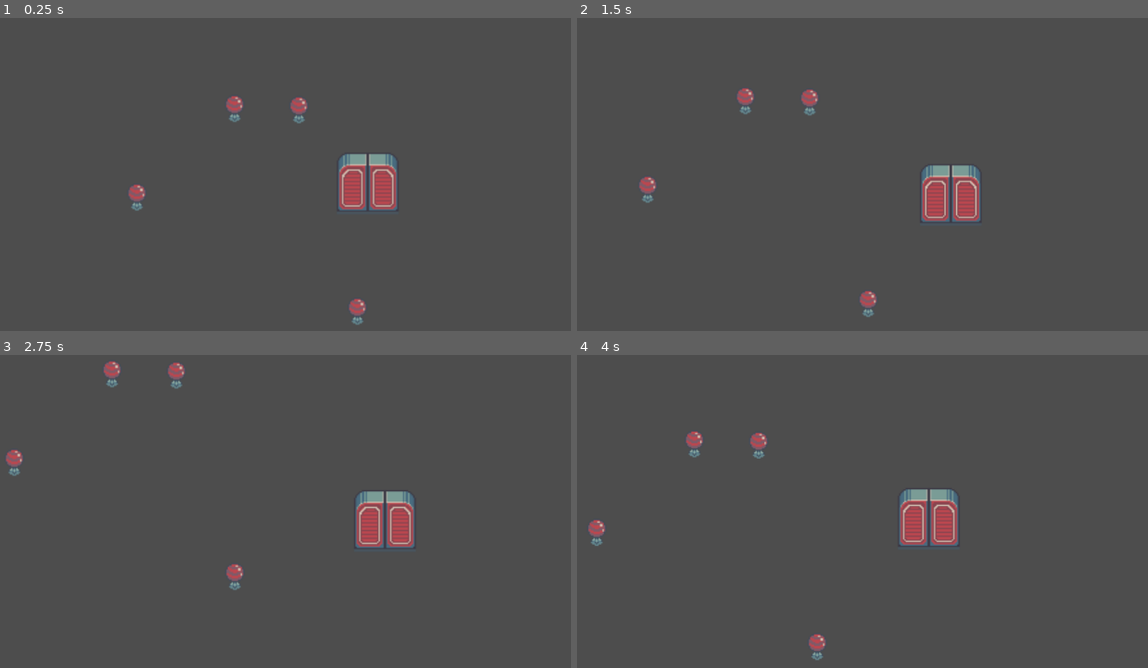
Above: before the commit, frames 1-4 (two rows, left to right).
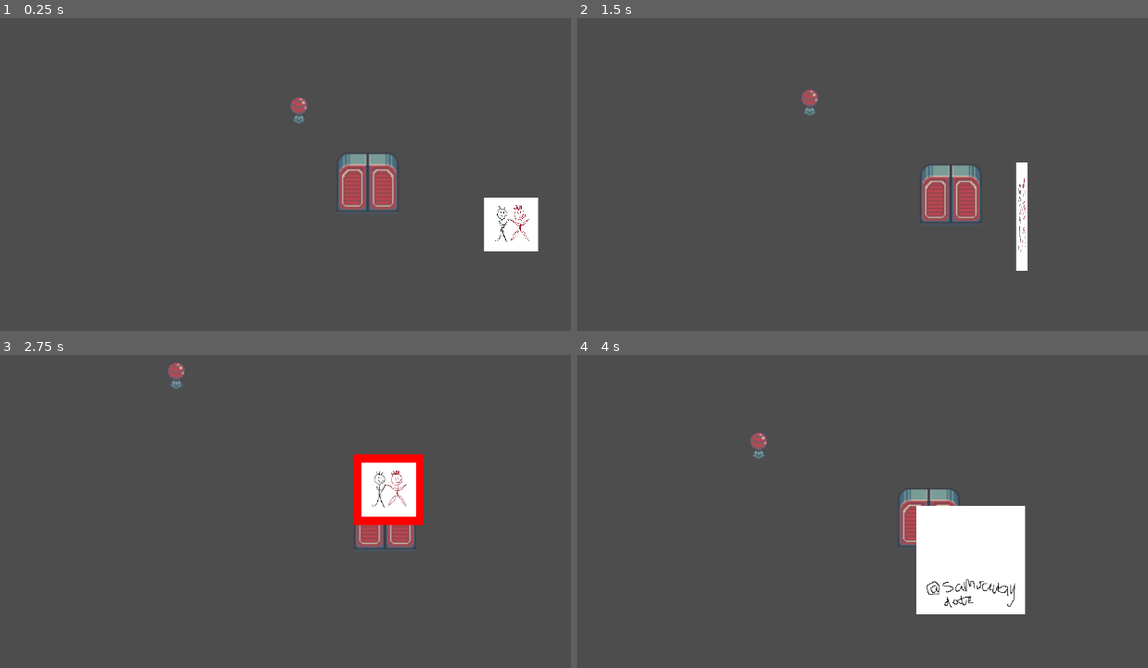
Above: after the commit, the same moments.

Repository: Tiltnick/ip2gd
Game: Godot game, scene res://scenes/test_i_scene_io.tscn
Two runs of this game, one before a commit and one after it. Both use one fixed random seed, a clock stepped at 60 frames per second and the inputs below.
Inputs:
- Up to frame 1 (0.25 s): no input
- Up to frame 2 (1.5 s): tap Enter at 0.5 s; hold D (move_right) 0.53-1.28 s; tap E (interact, bound only after the commit) at 0.6, 1.35 s; hold S (move_down) from 1.28 s (still down)
- Up to frame 3 (2.75 s): release S (move_down) at 2.03 s; hold D (move_right) from 2.03 s (still down); tap E (interact, bound only after the commit) at 2.1 s
- Up to frame 4 (4 s): release D (move_right) at 2.78 s; hold W (move_up) 2.78-3.53 s; tap E (interact, bound only after the commit) at 2.85, 3.6 s; hold A (move_left) from 3.53 s (still down)

The runs differ from the first frame. In frame 1, 2.1% of the frame differs, in the area x 22-95%, y 24-98%; in frame 2, 1.2%; in frame 3, 3.3%; in frame 4, 7.1%, in the area x 1-79%, y 24-98%.

Commit message:
photo reacts to "E" and player
increases in size, flips, resets

Diff:
--- a/project.godot
+++ b/project.godot
@@ -37,7 +37,7 @@
 "events": [Object(InputEventKey,"resource_local_to_scene":false,"resource_name":"","device":-1,"window_id":0,"alt_press …(192 unchanged characters)…
 ]
 }
-pick_up={
+interact={
 "deadzone": 0.2,
 "events": [Object(InputEventKey,"resource_local_to_scene":false,"resource_name":"","device":-1,"window_id":0,"alt_press …(192 unchanged characters)…
 ]
--- /dev/null
+++ b/scenes/photo.tscn
@@ -0,0 +1,40 @@
+[gd_scene load_steps=7 format=3 uid="uid://dbsgsaipcdr2r"]
+
+[ext_resource type="Script" uid="uid://bjrvomfladugu" path="res://scripts/photo.gd" id="1_vv5lh"]
+[ext_resource type="Texture2D" uid="uid://cgu2u0yltxc6d" path="res://assets/sprites/photos/photo_back_placeholder.png" id="2_35foj"]
+[ext_resource type="Texture2D" uid="uid://dg2exfsu8bp5e" path="res://assets/sprites/photos/photo_front_placeholder.png" id="2_vv5lh"]
+[ext_resource type="Shader" uid="uid://dp3u7j0j0ndm2" path="res://scripts/photo.gdshader" id="4_0rg5a"]
+
+[sub_resource type="ShaderMaterial" id="ShaderMaterial_nnfc5"]
+shader = ExtResource("4_0rg5a")
+
+[sub_resource type="RectangleShape2D" id="RectangleShape2D_7ensy"]
+size = Vector2(272, 262)
+
+[node name="Photo" type="Node2D"]
+scale = Vector2(0.5, 0.5)
+script = ExtResource("1_vv5lh")
+
+[node name="Outline" type="Sprite2D" parent="."]
+visible = false
+visibility_layer = 2
+material = SubResource("ShaderMaterial_nnfc5")
+scale = Vector2(1.3, 1.3)
+texture = ExtResource("2_vv5lh")
+
+[node name="Sprite_Front" type="Sprite2D" parent="."]
+texture = ExtResource("2_vv5lh")
+
+[node name="Sprite_Back" type="Sprite2D" parent="."]
+visible = false
+texture = ExtResource("2_35foj")
+
+[node name="Area2D" type="Area2D" parent="."]
+
+[node name="CollisionShape2D" type="CollisionShape2D" parent="Area2D"]
+position = Vector2(-2, -7)
+shape = SubResource("RectangleShape2D_7ensy")
+
+[connection signal="body_entered" from="Area2D" to="." method="_on_area_2d_body_entered"]
+[connection signal="body_exited" from="Area2D" to="." method="_on_area_2d_body_exited"]
+[connection signal="input_event" from="Area2D" to="." method="_on_area_2d_input_event"]
--- a/scenes/test_i_scene_io.tscn
+++ b/scenes/test_i_scene_io.tscn
@@ -1,7 +1,8 @@
-[gd_scene load_steps=3 format=3 uid="uid://dvdyetpf8em5"]
+[gd_scene load_steps=4 format=3 uid="uid://dvdyetpf8em5"]
 
 [ext_resource type="PackedScene" uid="uid://dlcwescnucg8g" path="res://scenes/player_io.tscn" id="1_oy0ge"]
 [ext_resource type="PackedScene" uid="uid://cx7xmp2lcy3yy" path="res://scenes/interactable_object.tscn" id="2_tpkr7"]
+[ext_resource type="PackedScene" uid="uid://dbsgsaipcdr2r" path="res://scenes/photo.tscn" id="3_tpkr7"]
 
 [node name="TestISceneIO" type="Node2D"]
 
@@ -9,13 +10,19 @@
 position = Vector2(580, 324)
 
 [node name="InteractableObject" parent="." instance=ExtResource("2_tpkr7")]
+visible = false
 position = Vector2(216, 338)
 
 [node name="InteractableObject2" parent="." instance=ExtResource("2_tpkr7")]
+visible = false
 position = Vector2(368, 200)
 
 [node name="InteractableObject3" parent="." instance=ExtResource("2_tpkr7")]
+visible = false
 position = Vector2(559, 516)
 
 [node name="InteractableObject4" parent="." instance=ExtResource("2_tpkr7")]
 position = Vector2(468, 202)
+
+[node name="Photo" parent="." instance=ExtResource("3_tpkr7")]
+position = Vector2(799, 384)
--- /dev/null
+++ b/scripts/photo.gd
@@ -0,0 +1,70 @@
+extends "res://scripts/interactable_object.gd"
+
+@onready var front: Sprite2D = $Sprite_Front
+@onready var back: Sprite2D = $Sprite_Back
+
+var is_front := true
+var is_zoomed := false
+var start_scale: Vector2
+var photo_active := false
+
+func _ready():
+	start_scale = scale
+
+func _process(delta):
+	if Input.is_action_just_pressed("interact"):
+		if not is_zoomed:
+			_on_interact()
+		else:
+			_on_interact()
+
+func _on_interact():
+	if not is_zoomed:
+		is_zoomed = true
+		photo_active = true
+		_hide_outline()
+		_zoom_in()
+	elif is_zoomed and is_front:
+		_flip_photo()
+		_hide_outline()
+	else:
+		_reset_photo()
+
+func _zoom_in():
+	var tween = create_tween()
+	tween.tween_property(self, "scale", start_scale * 2, 0.2)
+
+func _flip_photo():
+	var tween = create_tween()
+	tween.tween_property(self, "scale:x", 0, 0.15)
+	tween.tween_callback(Callable(self, "_toggle_sides"))
+	tween.tween_property(self, "scale:x", start_scale.x * 2, 0.15)
+
+func _toggle_sides():
+	is_front = !is_front
+	front.visible = is_front
+	back.visible = !is_front
+
+func _reset_photo():
+	var tween = create_tween()
+	tween.tween_property(self, "scale", start_scale, 0.2)
+	tween.tween_callback(Callable(self, "_reset_state"))
+
+func _reset_state():
+	is_zoomed = false
+	is_front = true
+	front.visible = true
+	back.visible = false
+	photo_active = false
+	if not photo_active and get_node("Area2D").has_overlapping_bodies():
+		outline.visible = true
+
+func _show_outline():
+	if photo_active:
+		outline.visible = false
+	else:
+		if get_node("Area2D").has_overlapping_bodies():
+			outline.visible = true
+
+func _hide_outline():
+	outline.visible = false
--- /dev/null
+++ b/scripts/photo.gdshader
@@ -0,0 +1,16 @@
+shader_type canvas_item;
+
+void vertex() {
+	// Called for every vertex the material is visible on.
+}
+
+void fragment() {
+	 vec4 tex_color = texture(TEXTURE, UV);
+    // Alpha behalten, Farbe auf weiß setzen
+    COLOR = vec4(1.0, 0.0, 0.0, tex_color.a);
+}
+
+//void light() {
+//	// Called for every pixel for every light affecting the CanvasItem.
+//	// Uncomment to replace the default light processing function with this one.
+//}
Binary file added: assets/sprites/photos/photo_back_placeholder.png
Not shown, added: assets/sprites/photos/photo_back_placeholder.png.import
Binary file added: assets/sprites/photos/photo_front_placeholder.png
Not shown, added: assets/sprites/photos/photo_front_placeholder.png.import
Not shown, added: scripts/photo.gd.uid
Not shown, added: scripts/photo.gdshader.uid
